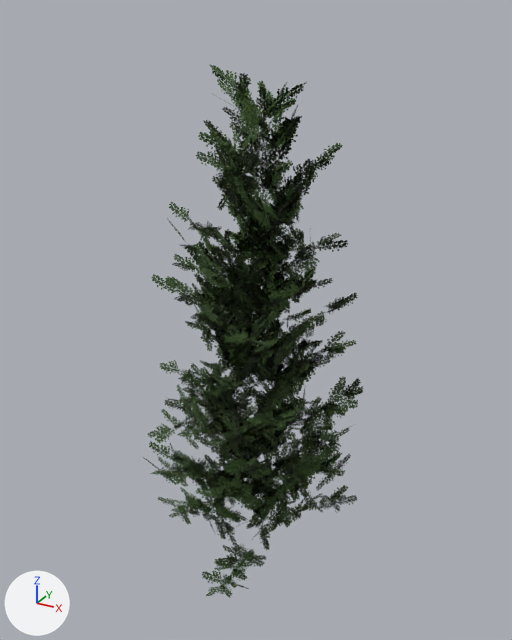
The glTF model godot/assets/models/alder_leaf.glb: old version first, new version second.
Before and after are seen from a camera (50 mm lens) standing at (7.66, -13.58, 17.53) and looking at (0.18, 0.02, 10.73). Arrows for +X, +Y and +Z are at lower left; the lights stay in place. The first picture is the older version.

Names of what the first picture shows: 'alder_a', 'alder_b'.
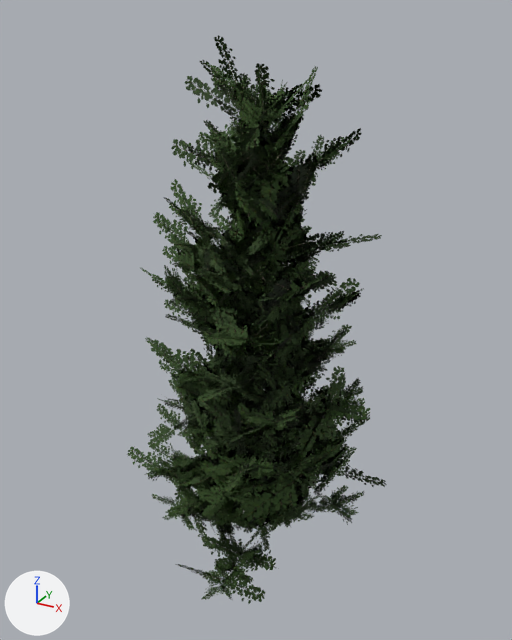
What differs and where, as boxes (x1, y1, x2, y2) in the pictures (512 x 640 px):
'alder_a_l2', added: after (143, 60, 382, 527)
'alder_a_l1', added: after (140, 35, 365, 533)
'alder_b_l2', added: after (127, 193, 387, 604)
'alder_b_l1', added: after (145, 209, 365, 600)

Diff of the bpy script that builds the scene:
```diff
--- a/godot/assets/models/alder_leaf.glb.py
+++ b/godot/assets/models/alder_leaf.glb.py
@@ me_alder_b_l2_l @@
+me_alder_b_l2_l.from_pydata(...)  # 560 vertices, 280 faces; spans x -2.98..3.79, y -3.32..2.4, z 3.46..14.06
+me_alder_b_l2_l.materials.append(mat_alder_twig)
@@ me_alder_b_l1_l @@
+me_alder_b_l1_l.from_pydata(...)  # 1400 vertices, 700 faces; spans x -2.44..3.18, y -3.48..2.98, z 3.8..13.74
+me_alder_b_l1_l.materials.append(mat_alder_twig)
@@ me_alder_a_l2_l @@
+me_alder_a_l2_l.from_pydata(...)  # 752 vertices, 376 faces; spans x -2.37..3.41, y -3.24..3.32, z 4.19..16.74
+me_alder_a_l2_l.materials.append(mat_alder_twig)
@@ me_alder_a_l1_l @@
+me_alder_a_l1_l.from_pydata(...)  # 2120 vertices, 1060 faces; spans x -2.9..3.18, y -3.47..3.28, z 4.56..17.16
+me_alder_a_l1_l.materials.append(mat_alder_twig)
@@ ob_alder_b_l2 @@
+ob_alder_b_l2 = bpy.data.objects.new('alder_b_l2', me_alder_b_l2_l)
+ob_alder_b_l2.location = (0.0, 0.0, 0.0)
@@ ob_alder_b_l1 @@
+ob_alder_b_l1 = bpy.data.objects.new('alder_b_l1', me_alder_b_l1_l)
+ob_alder_b_l1.location = (0.0, 0.0, 0.0)
@@ ob_alder_a_l2 @@
+ob_alder_a_l2 = bpy.data.objects.new('alder_a_l2', me_alder_a_l2_l)
+ob_alder_a_l2.location = (0.0, 0.0, 0.0)
@@ ob_alder_a_l1 @@
+ob_alder_a_l1 = bpy.data.objects.new('alder_a_l1', me_alder_a_l1_l)
+ob_alder_a_l1.location = (0.0, 0.0, 0.0)
```
